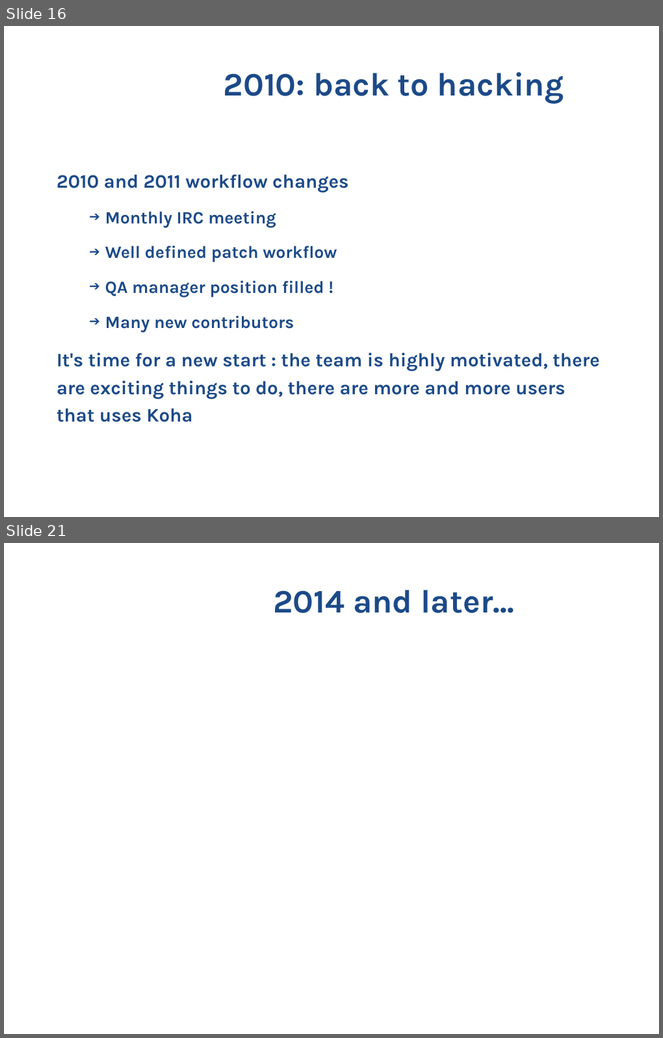
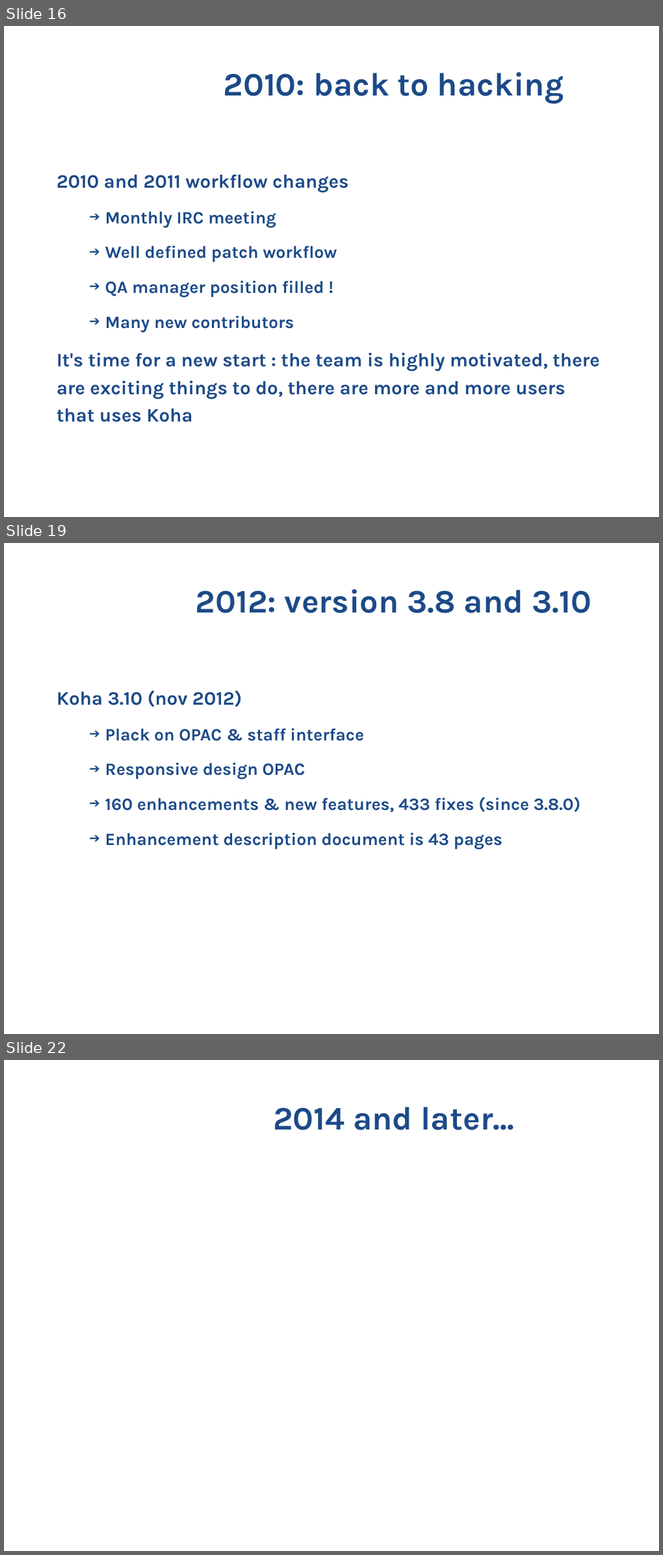
Before and after one commit to ranginui/presentation, a slide deck: kohacon13/history/history.odp. Shown one above the other, each under a label of ours: slides 16 and 21 before the commit, slides 16, 19 and 22 after it; the slides between them are not shown. The pictures are 663x1038 and 663x1555 pixels, drawn with LibreOffice and Linux fonts; fonts in the diff are those of the drawing; background and template pictures are left out. Boxes give left, top, right and bottom in pixels: in the first picture for what was removed or moved away, otherwise in the second. Text is boxed around its words. In the diff, an @@ line names an element or a change of style, - is before the commit and + after.

```diff
--- a/kohacon13/history/history.odp
+++ b/kohacon13/history/history.odp
@@ slide 19 added at box(4, 543, 659, 1034), background #FFFFFF @@
@@ title added at box(196, 589, 592, 613), 36 pt, text #1C4A88, bold @@
+2012: version 3.8 and 3.10
@@ text added at box(57, 691, 581, 850), 19 pt, text #1C4A88, bold @@
+Koha 3.10 (nov 2012)
+  ➔ Plack on OPAC & staff interface
+  ➔ Responsive design OPAC
+  ➔ 160 enhancements & new features, 433 fixes (since 3.8.0)
+  ➔ Enhancement description document is 43 pages
@@ what was slide 21 is now slide 22 @@
```
Also in this commit, not shown: 5 slides changed, 1 other file.
